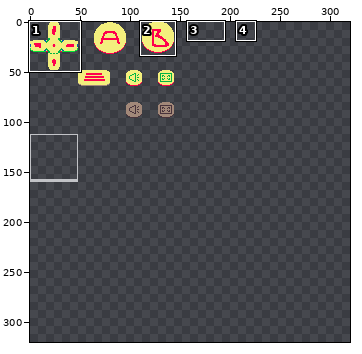
Two states of a pixel-art file, html_templates/gui.aseprite. Above: a wide view before the commit, with the close-up outlined.
Close-up. Earlier state:
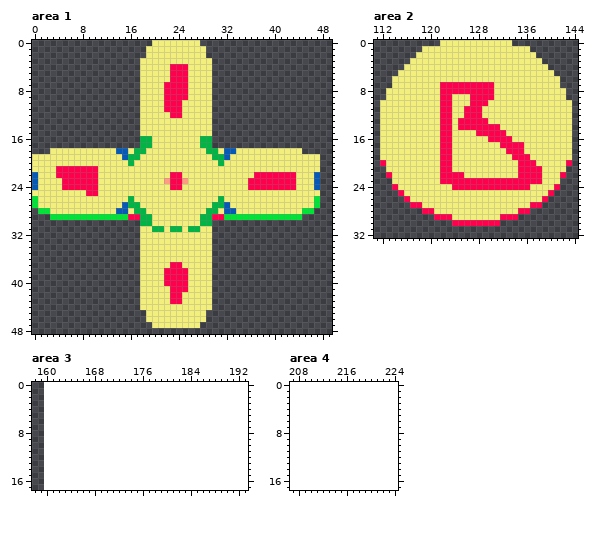
160x160 pixels, 1 frame. Shown: area 1: x 0..49, y 0..48; area 2: x 111..144, y 0..32; area 3: x 158..193, y 0..17; area 4: x 207..224, y 0..17. The old version is drawn lined up with the new one, on the new canvas. The commit also changed other parts of the picture, which this record leaves out.
The same view after the edit:
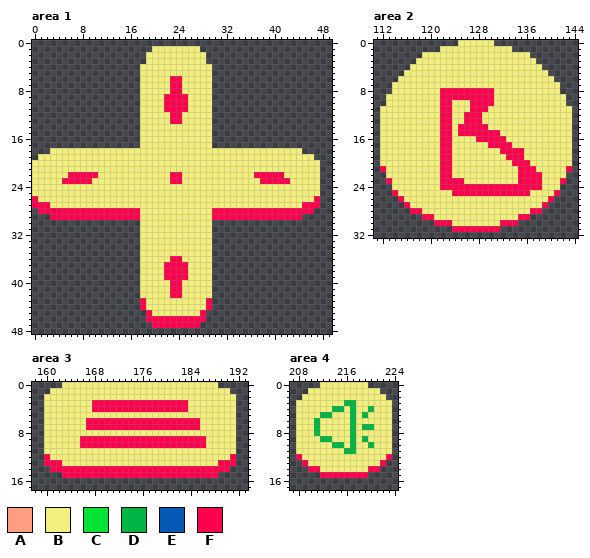
Palette (. is transparent): A #ff9d81  B #f3ef7d  C #00e436  D #00b543  E #065ab5  F #ff004d
Edits made:
canvas 160x160 -> 320x320
Changed rows in their new state; - is an unchanged pixel.
Area 1:
first column x 0:
 0 --------------------........--------------------
 1 -------------------.--------.-------------------
 3 ------------------.----------.------------------
 4 -----------------------BBB----------------------
 5 -----------------------BBB----------------------
 6 -------------------------B----------------------
 7 ----------------------B--B----------------------
 8 ----------------------B--B----------------------
10 -------------------------F----------------------
11 -------------------------F----------------------
13 -----------------------FF-----------------------
16 ------------------BB--------BB------------------
17 ------------------BB--------BB------------------
18 --------------BB-BB----------BB-BB--------------
19 .--------------BBB------------BBB--------------.
20 ----------------B--------------B----------------
21 ----BBBBBBB-------------------------------------
22 B---BB------------------------------------BB---B
23 B---------B-----------B--B----------BB-----B---B
24 B----BBBBBB------------BB-----------BBBBBBBB---B
25 ---------BB-------------------------------------
26 F---------------B--------------B---------------F
27 FFF------------BBB------------BBB------------FFF
28 -FFFFFFFFFFFFFFFFFB----------BFFFFFFFFFFFFFFFFF-
29 ---FFFFFFFFFFFFF--BB--------BB--FFFFFFFFFFFFF---
30 ------------------BB--------BB------------------
31 --------------------BB-BB-BB--------------------
first column x 18:
36 -----FF-----
37 ----F--F----
40 ----B--B----
41 -------B----
43 F----BB----F
44 F----------F
45 -F--------F-
46 -FFFFFFFFFF-
47 --FFFFFFFF--
Area 2:
first column x 112:
 0 ----------...------...----------
 1 -------...------------...-------
 2 ------.------------------.------
 3 -----.--------------------.-----
 4 ----.----------------------.----
 5 ---.------------------------.---
 6 --.--------------------------.--
 7 ----------BBBBBBBBB-------------
 8 -.----------------------------.-
 9 ------------FFF-----------------
10 .-----------------F------------.
11 --------------B--F--------------
13 -------------B---B--------------
14 ------------------BB------------
15 -------------FFF----B-----------
16 ----------------FF---B----------
17 ------------------FF--BB--------
18 --------------------F-----------
19 ---------------------F--B-------
20 B---------------------F--B-----B
21 F-------------------------B----F
22 -B----------BB----------------B-
23 -F------------BBBBBBBBB-------F-
24 --B-------FF-------------FF--B--
25 --FB--------FFFFFFFFFFFFF---BF--
26 ---FB----------------------BF---
27 ----FBB------------------BBF----
28 -----FFBB--------------BBFF-----
29 -------FFBBB--------BBBFF-------
30 ---------FFFBBBBBBBBFFF---------
31 ------------FFFFFFFF------------
Area 3:
first column x 160:
 0 ---BBBBBBBBBBBBBBBBBBBBBBBBBB---
 1 -BBBBBBBBBBBBBBBBBBBBBBBBBBBBBB-
 2 BBBBBBBBBBBBBBBBBBBBBBBBBBBBBBBB
 3 BBBBBBBBFFFFFFFFFFFFFFFFBBBBBBBB
 4 BBBBBBBBFFFFFFFFFFFFFFFFBBBBBBBB
 5 BBBBBBBBBBBBBBBBBBBBBBBBBBBBBBBB
 6 BBBBBBBFFFFFFFFFFFFFFFFFFFBBBBBB
 7 BBBBBBBFFFFFFFFFFFFFFFFFFFBBBBBB
 8 BBBBBBBBBBBBBBBBBBBBBBBBBBBBBBBB
 9 BBBBBBFFFFFFFFFFFFFFFFFFFFFBBBBB
10 BBBBBBFFFFFFFFFFFFFFFFFFFFFBBBBB
11 BBBBBBBBBBBBBBBBBBBBBBBBBBBBBBBB
12 FBBBBBBBBBBBBBBBBBBBBBBBBBBBBBBF
13 FFFBBBBBBBBBBBBBBBBBBBBBBBBBBFFF
14 -FFFFFFFFFFFFFFFFFFFFFFFFFFFFFF-
15 ---FFFFFFFFFFFFFFFFFFFFFFFFFF---
Area 4:
first column x 208:
 0 ----BBBBBBBB----
 1 --BBBBBBBBBBBB--
 2 -BBBBBBBBBBBBBB-
 3 BBBBBBBBDDBBBBBB
 4 BBBBBBDDBDBBDBBB
 5 BBBBDDBBBDBDBBBB
 6 BBBDBBBBBDBBBBBB
 7 BBBDBBBBBDBDDBBB
 8 BBBDBBBBBDBBBBBB
 9 BBBBDDBBBDBDBBBB
10 BBBBBBDDBDBBDBBB
11 BBBBBBBBDDBBBBBB
12 FBBBBBBBBBBBBBBF
13 -FBBBBBBBBBBBBF-
14 --FFBBBBBBBBFF--
15 ----FFFFFFFF----
Where, in picture pixels (left, top, right, bottom), the same in both close-ups:
changed: (32, 40, 320, 232)
changed: (140, 256, 212, 328)
changed: (380, 40, 572, 232)
added: (44, 382, 236, 478)
added: (296, 382, 392, 478)
